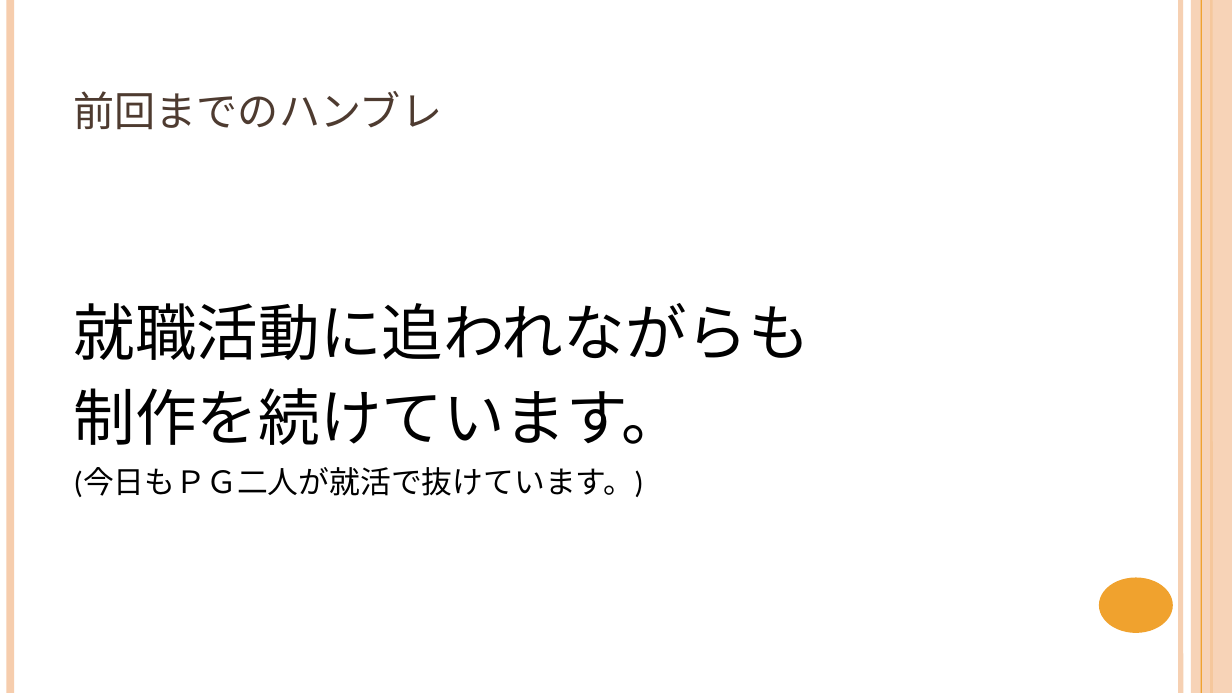
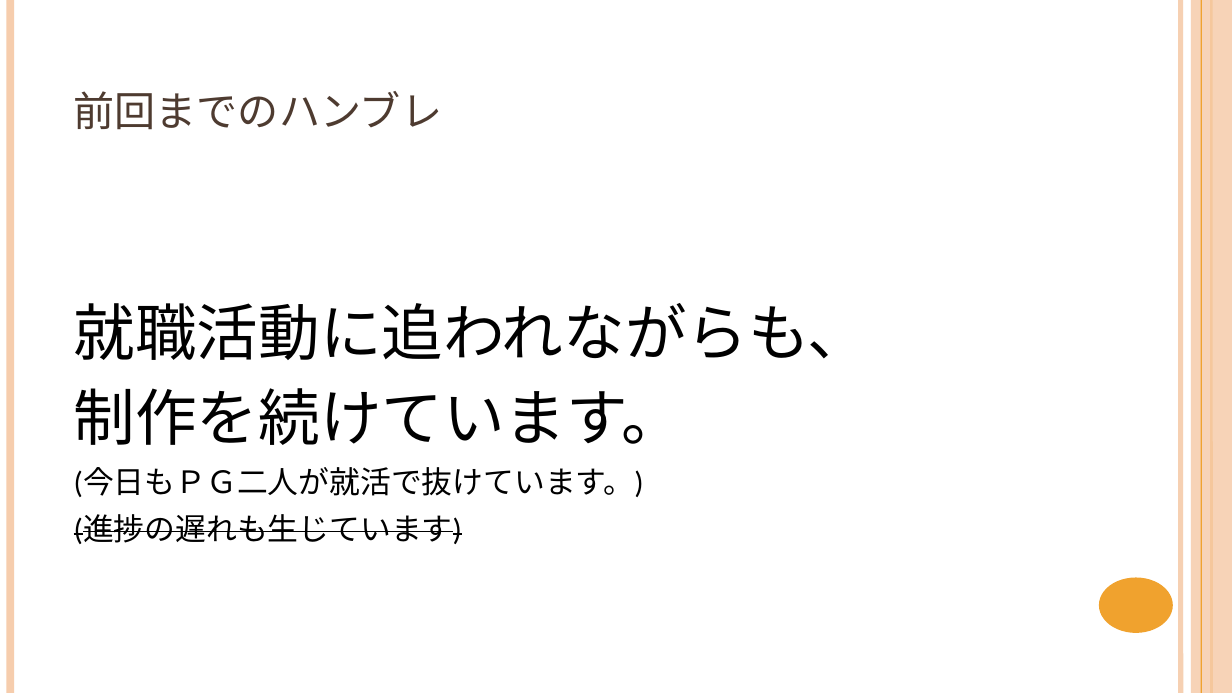
Before and after one commit to NyamLand/VSRPG, a slide deck: slide 6 of 仕様/プレゼンテーション/第二回発表.pptx. Drawn at 1232x693 pixels with LibreOffice and Linux fonts; fonts in the diff are those of the drawing. Boxes give left, top, right and bottom in pixels: in the first picture for what was removed or moved away, otherwise in the second. Text is boxed around its words. In the diff, an @@ line names an element or a change of style, - is before the commit and + after.

```diff
--- a/仕様/プレゼンテーション/第二回発表.pptx
+++ b/仕様/プレゼンテーション/第二回発表.pptx
@@ text at (74,303,870,360): text changed @@
-就職活動に追われながらも
+就職活動に追われながらも、
@@ text at (74,514,462,544): paragraph added @@
+(進捗の遅れも生じています)
```
Also in this commit, not shown: 4 other slides changed, 3 slides removed, 13 other files.
